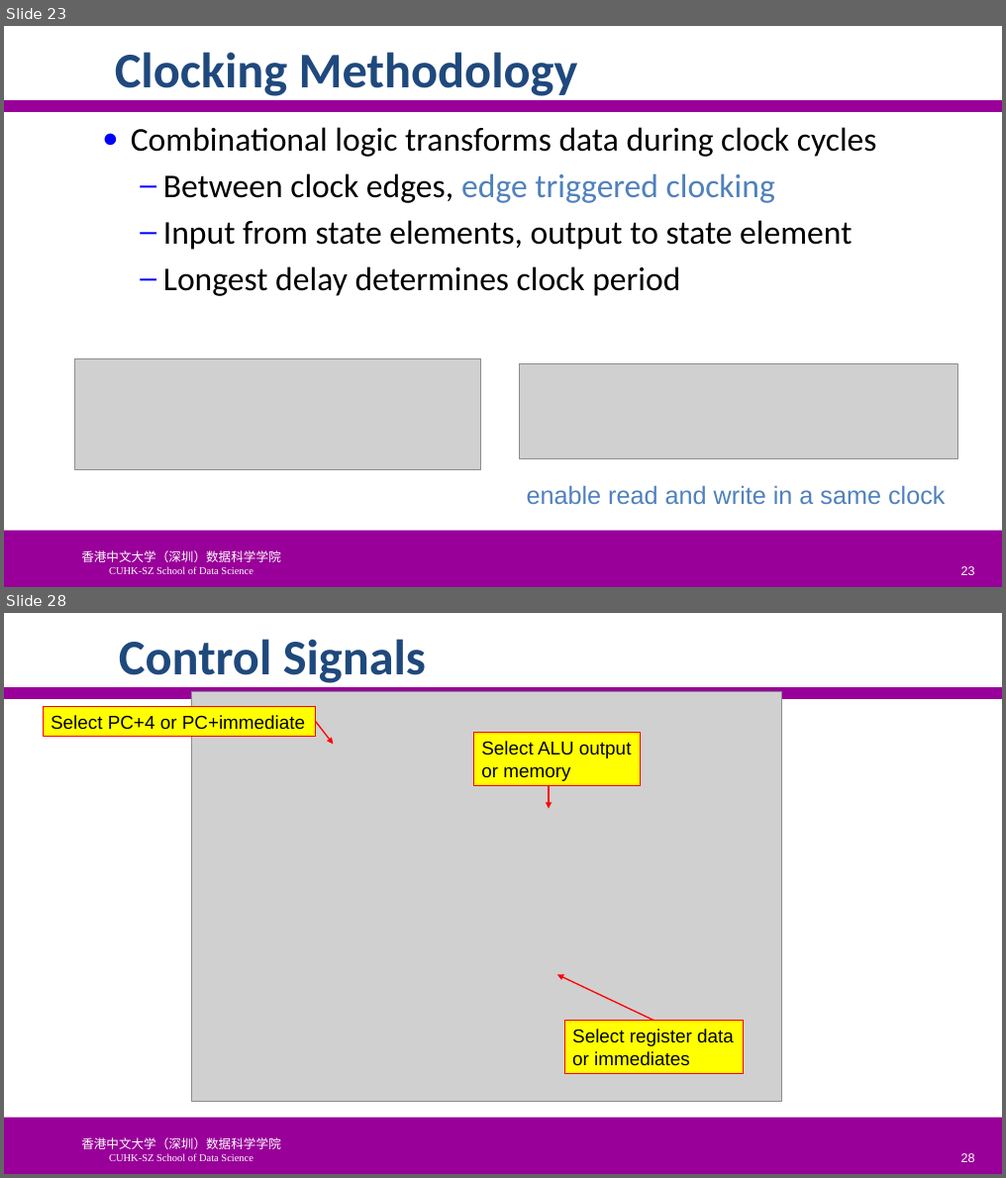
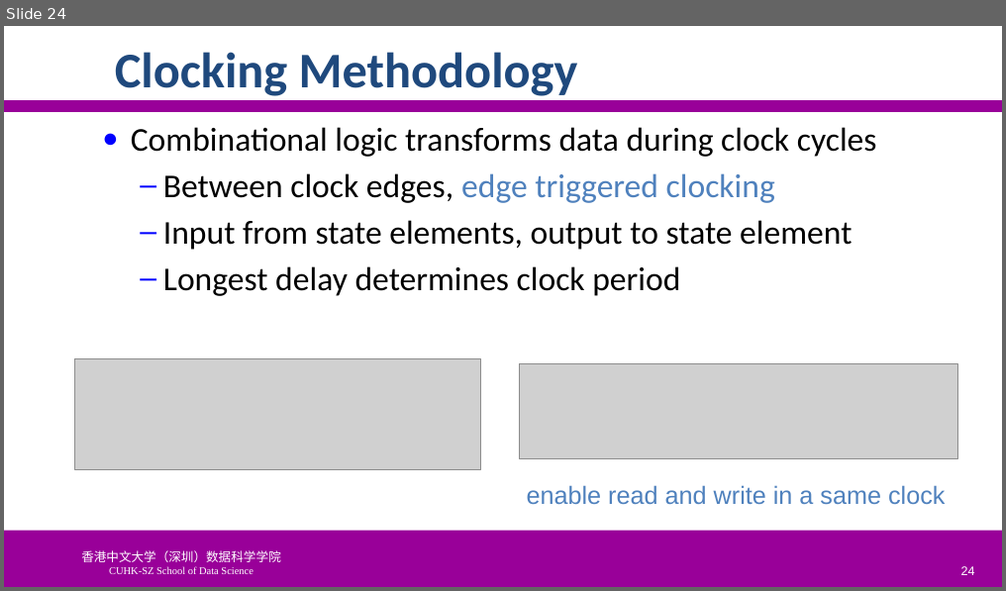
Before and after one commit to SUNCHAOYI923/CMU_CSAPP, a slide deck: slide/CA3060-4-ProcessorArchitecture.pptx. Shown one above the other, each under a label of ours: slides 23 and 28 before the commit, slide 24 after it; the slides between them are not shown. The pictures are 1006x1178 and 1006x591 pixels, drawn with LibreOffice and Linux fonts; fonts in the diff are those of the drawing; grey boxes stand for pictures; background and template pictures are left out. Boxes give left, top, right and bottom in pixels: in the first picture for what was removed or moved away, otherwise in the second. Text is boxed around its words. In the diff, an @@ line names an element or a change of style, - is before the commit and + after.

```diff
--- a/slide/CA3060-4-ProcessorArchitecture.pptx
+++ b/slide/CA3060-4-ProcessorArchitecture.pptx
@@ slide 28 removed at [4, 613, 1002, 1174], background #FFFFFF; not listed: 3 template elements that a slide beside it also shows @@
@@ title removed at [119, 639, 426, 683] @@
-Control Signals
@@ picture removed at [192, 692, 782, 1102] @@
@@ rectangle removed at [43, 707, 316, 737] @@
-Select PC+4 or PC+immediate
@@ arrow removed from (316, 722) to (334, 744) @@
@@ rectangle removed at [474, 733, 641, 786] @@
-Select ALU output
-or memory
@@ arrow removed from (548, 786) to (548, 808) @@
@@ arrow removed from (653, 1021) to (557, 974) @@
@@ rectangle removed at [565, 1021, 744, 1074] @@
-Select register data
-or immediates
@@ page number removed at [961, 1154, 975, 1162] @@
-28
@@ what was slide 23 is now slide 24 @@
@@ page number at [961, 567, 975, 575]: text changed @@
-23
+24
```
Also in this commit, not shown: 7 slides changed, 5 slides added, 10 other slides removed, 8 other files.
